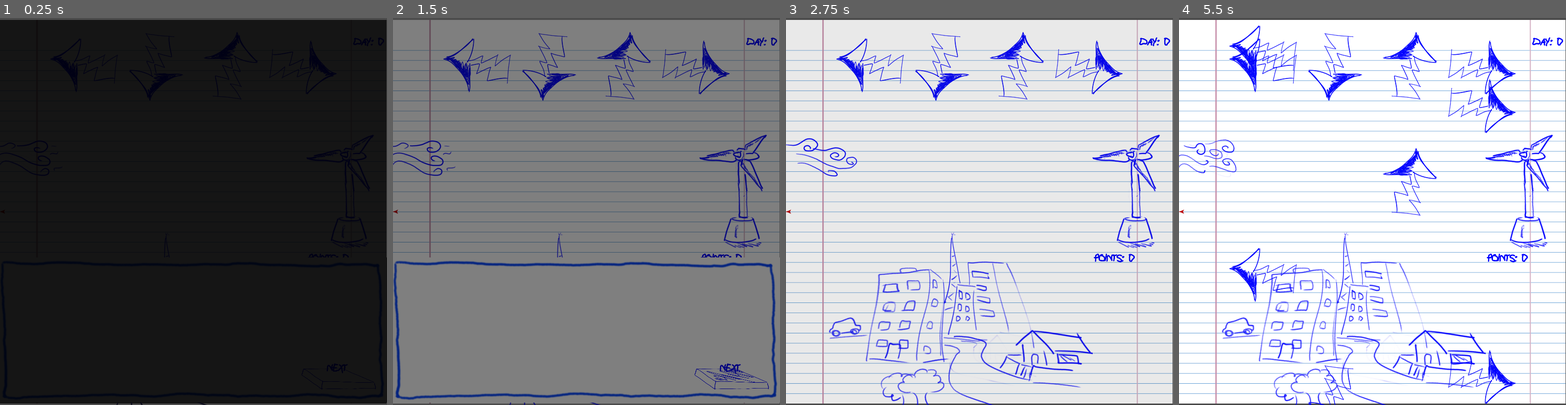
Above: before the commit, frames 1-4 (left to right).
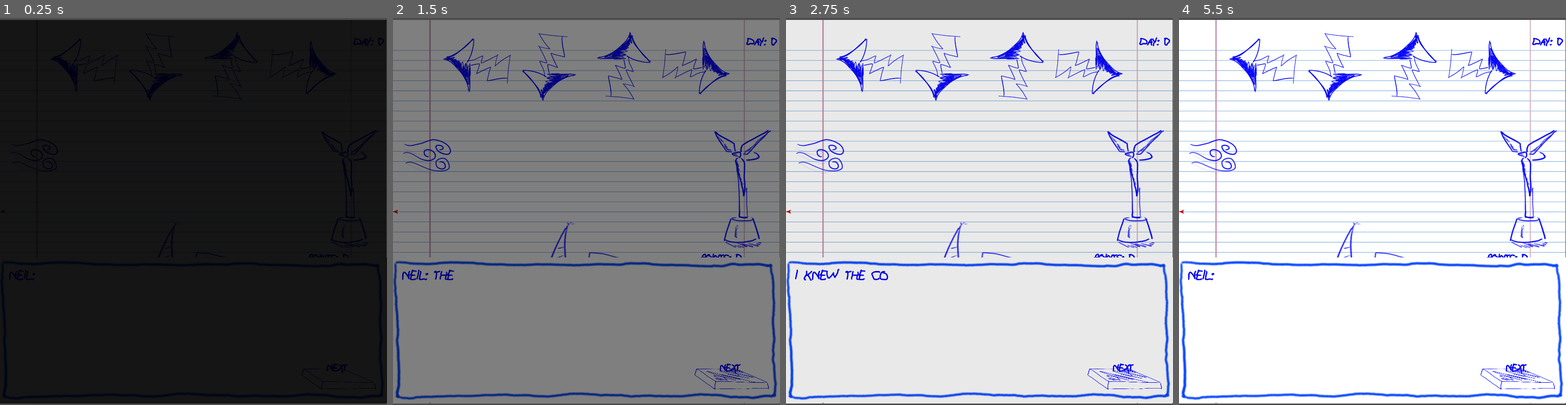
Above: after the commit, the same moments.

Repository: Hackerspace-IFUSP/Gogodot-Jam-2
Game: Godot game, scene res://Scenes/Game.tscn
Two runs of this game, one before a commit and one after it. Both use one fixed random seed, a clock stepped at 60 frames per second and the inputs below. This scene is started directly instead of the project's main scene.
Inputs:
- Up to frame 1 (0.25 s): no input
- Up to frame 2 (1.5 s): click "Next" at 0.5 s; click "Next" at 1.25 s
- Up to frame 3 (2.75 s): tap Enter (ui_accept) at 2, 2.27 s; hold Right (ui_right) from 2.03 s (still down)
- Up to frame 4 (5.5 s): release Right (ui_right) at 2.78 s; hold Down (ui_down) 2.78-3.53 s; tap Enter (ui_accept) at 3.02, 4.52, 5.27 s; hold Right (ui_right) 3.53-4.28 s; hold Up (ui_up) 4.28-5.03 s; hold Left (ui_left) from 5.03 s (still down)

The runs differ from the first frame. In frame 1, less than 0.1% of the frame differs, in the area x 30-54%, y 99-100%; in frame 2, 1.2%; in frame 3, 9.3%; in frame 4, 11%, in the area x 0-100%, y 1-100%.

Commit message:
add some plot

Diff:
--- a/Scenes/Game.tscn
+++ b/Scenes/Game.tscn
@@ -435,11 +435,9 @@
 
 [node name="City" parent="FNF" instance=ExtResource( 1 )]
 position = Vector2( 352, 622 )
-frame = 3
 
 [node name="Turbine" parent="FNF" instance=ExtResource( 7 )]
 position = Vector2( 715, 346 )
-frame = 2
 
 [node name="Notes" type="Node2D" parent="FNF"]
 
@@ -520,7 +518,7 @@
 [node name="Wind" parent="FNF" instance=ExtResource( 5 )]
 position = Vector2( 77, 286 )
 scale = Vector2( 0.4, 0.4 )
-frame = 2
+frame = 0
 
 [node name="Killzone" type="Area2D" parent="FNF"]
 position = Vector2( -1, 2 )
--- a/Scripts/Diolog.gd
+++ b/Scripts/Diolog.gd
@@ -13,24 +13,31 @@
 var dialog
 
 onready var text0 = [
-	"Plot0",
-	"Plot0",
-	"Plot0",
-	"Plot0"
+	"Neil: Captain! Captain! Something terrible came about!",
+	"''What happun?",
+	"Neil: The police stumbled upon us. They speak about illegal blocks used in the construction of the power plants!",
+	"Neil: Some tall blokes took all the plants to the prison themselves. Except for the wind powered, this one is legit.",
+	"''I knew the cops would find out… But I swear, those blocks are completely safe!",
+	"''It is so unfair that they are forbidden to use in power plants. What do we do?",
+	"Neil: We can mine UCOIN and pay the fine to free the power plants.",
+	"Neil: However, there is a catch. The fans are acting up and the power is not increasing according.",
+	"''In layman terms, please!",
+	"Neil: Of course, captain. We need someone to keep the fans on the rhythm of the beat to max the energy gain.",
+	"Neil: Only you can do that, captain.",
+	"Leave it to me! We are making some UCOIN!"
 ]
 
 onready var text1 = [
-	"Plot1",
-	"Plot1",
-	"Plot1",
-	"Plot1"
+	"Sabrina: ...and that’s why solar is my favourite! It has everything!",
+	"Miyamoto: What’s the fun if there is no fan? I think it is pretty silly. They stay there without moving. Boring. You know what have fans? GPUs! GPUs are awesome! You can use them to game, but only kids do that. Real man use them to mine some sweet UCOIN!",
+	"Mrs. Reneé: And where does the energy to power the GPUs come frooom?",
+	"Miyamoto: Well… nevermind!"
 ]
 
 onready var text2 = [
-	"Plot2",
-	"Plot2",
-	"Plot2",
-	"Plot2"
+	"Mrs. Reneé: So, we need to phase out fossil fuel power plants ASAP!",
+	"Sabrina: Yay!",
+	"Miyamoto: But, but, I don’t get it! Can’t we just have enough money to buy like, a lot of carbon cleaning stuff? I bet that with many oil plants feeding enough GPUs we could get lots and lots of UCOIN! And then and them…",
 ]
 
 onready var text3 = [
